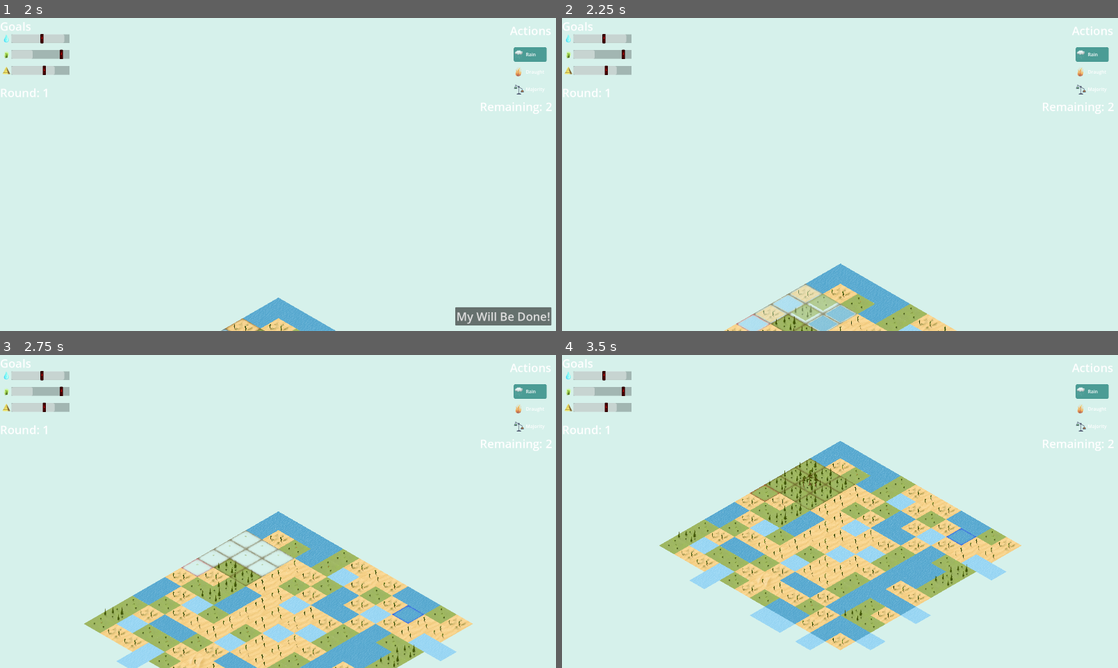
Above: before the commit, frames 1-4 (two rows, left to right).
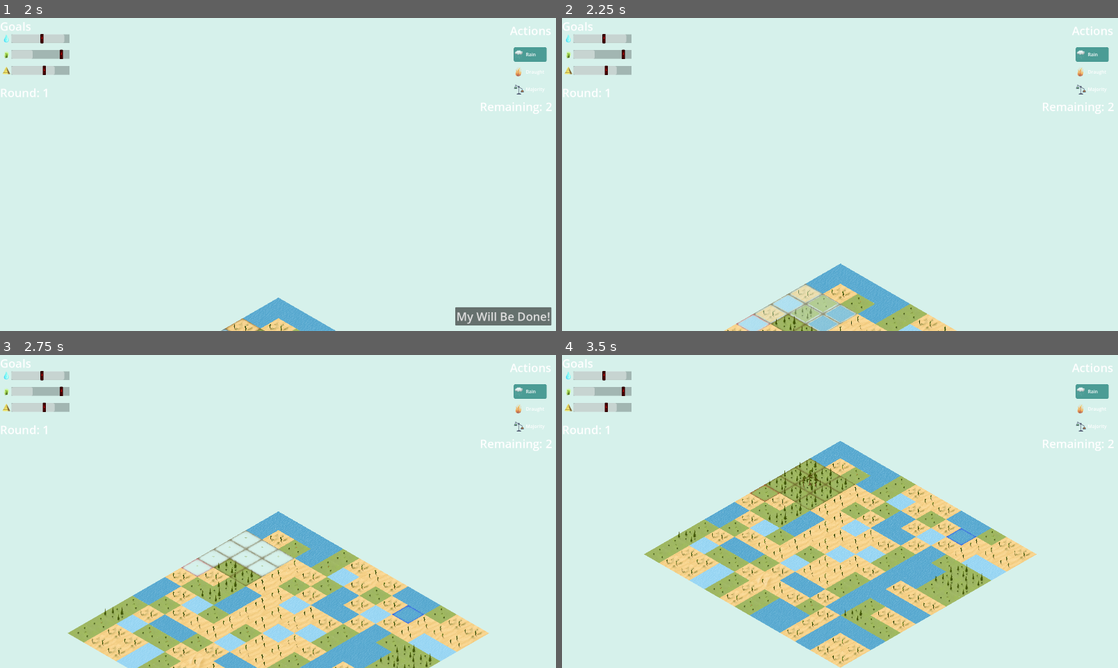
Above: after the commit, the same moments.

Repository: matouseek/game_jam_24
Game: Godot game, scene res://scenes/menu.tscn
The game is run twice, just before and just after one commit, with the same random seed, the same clock (stepped at 60 frames per second) and the same inputs. The engine's default icon, where the game draws it, is replaced by a stand-in: a white triangle on a blue panel in a dark square.
Inputs (mouse positions are in pixels of both pictures, inside the frame that each line leads up to):
- Up to frame 1 (2 s): click "PLAY" at 0.5 s; click "My Will Be Done!" at 1.25 s
- Up to frame 2 (2.25 s): click "My Will Be Done!" at 2 s
- Up to frame 3 (2.75 s): no input
- Up to frame 4 (3.5 s): tap Enter (ui_accept) at 2.75, 3.02 s; move the mouse to (962, 495) at 2.77 s; press the mouse at (962, 495) at 2.78 s; hold D (right) from 2.78 s (still down)

Frame 1 is identical in both runs. In frame 2, 0.1% of the frame differs, in the area x 41-50%, y 88-98%; in frame 3, 1.2%; in frame 4, 3.5%, in the area x 14-86%, y 60-100%.

Commit message:
Add changin walls

Diff:
--- a/scripts/environment.gd
+++ b/scripts/environment.gd
@@ -124,10 +124,10 @@
 			$TileMapLayer.set_cell(Vector2i(i,j),get_tile_source_id(terrain[i][j]),Vector2i(0,0))
 
 	for i in range(ENV_SIZE):
-		$TileMapLayer.set_cell(Vector2i(i,ENV_SIZE),terrain[i][11].type,Vector2i(0,0))
-	for i in range(ENV_SIZE):
-		$TileMapLayer.set_cell(Vector2i(ENV_SIZE,i),terrain[11][i].type,Vector2i(0,0))
-	$TileMapLayer.set_cell(Vector2i(ENV_SIZE,ENV_SIZE),terrain[11][11].type,Vector2i(0,0))
+		$TileMapLayer.set_cell(Vector2i(i,ENV_SIZE),get_tile_source_id(terrain[i][11]),Vector2i(0,0))
+	for i in range(ENV_SIZE):
+		$TileMapLayer.set_cell(Vector2i(ENV_SIZE,i),get_tile_source_id(terrain[11][i]),Vector2i(0,0))
+	$TileMapLayer.set_cell(Vector2i(ENV_SIZE,ENV_SIZE),get_tile_source_id(terrain[11][11]),Vector2i(0,0))
 
 func reset_effects() -> void:
 	used_effects = []
@@ -153,7 +153,7 @@
 	sprite.texture = texture
 	sprite.position = tilemaplayer.map_to_local(coord)
 	if texture.get_height() > 600:
-		sprite.position.y -= 100
+		sprite.position.y -= 60
 	sprite.scale = Vector2(1, 1)
 	sprite.name = "SpriteToTween"
 	add_child(sprite, true)
@@ -163,6 +163,56 @@
 	var tween: Tween = create_tween()
 	tween.parallel().tween_property($SpriteToTween, "scale", Vector2(0,0), 0.5).set_trans(Tween.TRANS_SPRING)
 	tween.parallel().tween_property($SpriteToTween, "modulate:a", 0, 0.5).set_ease(Tween.EASE_IN_OUT)
+
+	if coord.x == ENV_SIZE - 1 and coord.y == ENV_SIZE - 1:
+		$TileMapLayer.set_cell(Vector2i(ENV_SIZE, ENV_SIZE), -1, Vector2i(0,0))
+
+		var wall_sprite: Sprite2D = Sprite2D.new()
+		wall_sprite.texture = texture.duplicate()
+		wall_sprite.position = tilemaplayer.map_to_local(Vector2i(ENV_SIZE, ENV_SIZE))
+		if wall_sprite.texture.get_height() > 600:
+			wall_sprite.position.y -= 60
+		wall_sprite.scale = Vector2(1, 1)
+		wall_sprite.name = "WallSpriteToTween"
+		add_child(wall_sprite, true)
+
+		tween.parallel().tween_property($WallSpriteToTween, "scale", Vector2(0,0), 0.5).set_trans(Tween.TRANS_SPRING)
+		tween.parallel().tween_property($WallSpriteToTween, "modulate:a", 0, 0.5).set_ease(Tween.EASE_IN_OUT)
+		tween.tween_callback($WallSpriteToTween.queue_free)
+		wall_sprite.name = "TweeningSprite"
+	if coord.x == ENV_SIZE - 1:
+		$TileMapLayer.set_cell(Vector2i(ENV_SIZE, coord.y), -1, Vector2i(0,0))
+
+		var wall_sprite: Sprite2D = Sprite2D.new()
+		wall_sprite.texture = texture.duplicate()
+		wall_sprite.position = tilemaplayer.map_to_local(Vector2i(ENV_SIZE, coord.y))
+		if wall_sprite.texture.get_height() > 600:
+			wall_sprite.position.y -= 60
+		wall_sprite.scale = Vector2(1, 1)
+		wall_sprite.name = "WallSpriteToTween"
+		add_child(wall_sprite, true)
+
+		tween.parallel().tween_property($WallSpriteToTween, "scale", Vector2(0,0), 0.5).set_trans(Tween.TRANS_SPRING)
+		tween.parallel().tween_property($WallSpriteToTween, "modulate:a", 0, 0.5).set_ease(Tween.EASE_IN_OUT)
+		tween.tween_callback($WallSpriteToTween.queue_free)
+		wall_sprite.name = "TweeningSprite"
+	if coord.y == ENV_SIZE - 1:
+		$TileMapLayer.set_cell(Vector2i(coord.x, ENV_SIZE), -1, Vector2i(0,0))
+
+		var wall_sprite: Sprite2D = Sprite2D.new()
+		wall_sprite.texture = texture.duplicate()
+		wall_sprite.position = tilemaplayer.map_to_local(Vector2i(coord.x, ENV_SIZE))
+		if wall_sprite.texture.get_height() > 600:
+			wall_sprite.position.y -= 60
+		wall_sprite.scale = Vector2(1, 1)
+		wall_sprite.name = "WallSpriteToTween"
+		add_child(wall_sprite, true)
+
+		tween.parallel().tween_property($WallSpriteToTween, "scale", Vector2(0,0), 0.5).set_trans(Tween.TRANS_SPRING)
+		tween.parallel().tween_property($WallSpriteToTween, "modulate:a", 0, 0.5).set_ease(Tween.EASE_IN_OUT)
+		tween.tween_callback($WallSpriteToTween.queue_free)
+		wall_sprite.name = "TweeningSprite"
+
 	tween.tween_callback($SpriteToTween.queue_free)
 	tween.tween_callback(tween_in_tile.bind(coord))
 	sprite.name = "TweeningSprite"
@@ -207,7 +257,7 @@
 	sprite.texture = texture
 	sprite.position = tilemaplayer.map_to_local(coord)
 	if texture.get_height() > 600:
-		sprite.position.y -= 100
+		sprite.position.y -= 60
 	sprite.scale = Vector2(0, 0)
 	sprite.name = "SpriteToTween"
 	sprite.modulate.a = 0
@@ -216,6 +266,57 @@
 	var tween: Tween = create_tween()
 	tween.parallel().tween_property($SpriteToTween, "scale", Vector2(1,1), 0.5).set_trans(Tween.TRANS_SPRING)
 	tween.parallel().tween_property($SpriteToTween, "modulate:a", 1, 0.5).set_ease(Tween.EASE_IN_OUT)
+
+	if coord.x == ENV_SIZE - 1 and coord.y == ENV_SIZE - 1:
+		var wall_sprite: Sprite2D = Sprite2D.new()
+		wall_sprite.texture = texture.duplicate()
+		wall_sprite.position = tilemaplayer.map_to_local(Vector2i(ENV_SIZE, ENV_SIZE))
+		if wall_sprite.texture.get_height() > 600:
+			wall_sprite.position.y -= 60
+		wall_sprite.scale = Vector2(0, 0)
+		wall_sprite.modulate.a = 0
+		wall_sprite.name = "WallSpriteToTween"
+		add_child(wall_sprite, true)
+
+		tween.parallel().tween_property($WallSpriteToTween, "scale", Vector2(1,1), 0.5).set_trans(Tween.TRANS_SPRING)
+		tween.parallel().tween_property($WallSpriteToTween, "modulate:a", 1, 0.5).set_ease(Tween.EASE_IN_OUT)
+		tween.tween_callback($WallSpriteToTween.queue_free)
+		tween.tween_callback($TileMapLayer.set_cell.bind(Vector2i(0,0)).bind(get_tile_source_id(terrain[coord.x][coord.y])).bind(Vector2i(ENV_SIZE, ENV_SIZE)))
+		wall_sprite.name = "TweeningSprite"
+	if coord.x == ENV_SIZE - 1:
+		var wall_sprite: Sprite2D = Sprite2D.new()
+		wall_sprite.texture = texture.duplicate()
+		wall_sprite.position = tilemaplayer.map_to_local(Vector2i(ENV_SIZE, coord.y))
+		if wall_sprite.texture.get_height() > 600:
+			wall_sprite.position.y -= 60
+		wall_sprite.scale = Vector2(0, 0)
+		wall_sprite.modulate.a = 0
+		wall_sprite.name = "WallSpriteToTween"
+		add_child(wall_sprite, true)
+
+		tween.parallel().tween_property($WallSpriteToTween, "scale", Vector2(1,1), 0.5).set_trans(Tween.TRANS_SPRING)
+		tween.parallel().tween_property($WallSpriteToTween, "modulate:a", 1, 0.5).set_ease(Tween.EASE_IN_OUT)
+		tween.tween_callback($WallSpriteToTween.queue_free)
+		tween.tween_callback($TileMapLayer.set_cell.bind(Vector2i(0,0)).bind(get_tile_source_id(terrain[coord.x][coord.y])).bind(Vector2i(ENV_SIZE, coord.y)))
+		wall_sprite.name = "TweeningSprite"
+	if coord.y == ENV_SIZE - 1:
+		var wall_sprite: Sprite2D = Sprite2D.new()
+		wall_sprite.texture = texture.duplicate()
+		wall_sprite.position = tilemaplayer.map_to_local(Vector2i(coord.x, ENV_SIZE))
+		if wall_sprite.texture.get_height() > 600:
+			wall_sprite.position.y -= 60
+		wall_sprite.scale = Vector2(0, 0)
+		wall_sprite.modulate.a = 0
+		wall_sprite.name = "WallSpriteToTween"
+		add_child(wall_sprite, true)
+
+		tween.parallel().tween_property($WallSpriteToTween, "scale", Vector2(1,1), 0.5).set_trans(Tween.TRANS_SPRING)
+		tween.parallel().tween_property($WallSpriteToTween, "modulate:a", 1, 0.5).set_ease(Tween.EASE_IN_OUT)
+		tween.tween_callback($WallSpriteToTween.queue_free)
+		tween.tween_callback($TileMapLayer.set_cell.bind(Vector2i(0,0)).bind(get_tile_source_id(terrain[coord.x][coord.y])).bind(Vector2i(coord.x, ENV_SIZE)))
+		wall_sprite.name = "TweeningSprite"
+
+
 	tween.tween_callback($SpriteToTween.queue_free)
 	tween.tween_callback($TileMapLayer.set_cell.bind(Vector2i(0,0)).bind(get_tile_source_id(terrain[coord.x][coord.y])).bind(coord))
 	sprite.name = "TweeningSprite"
